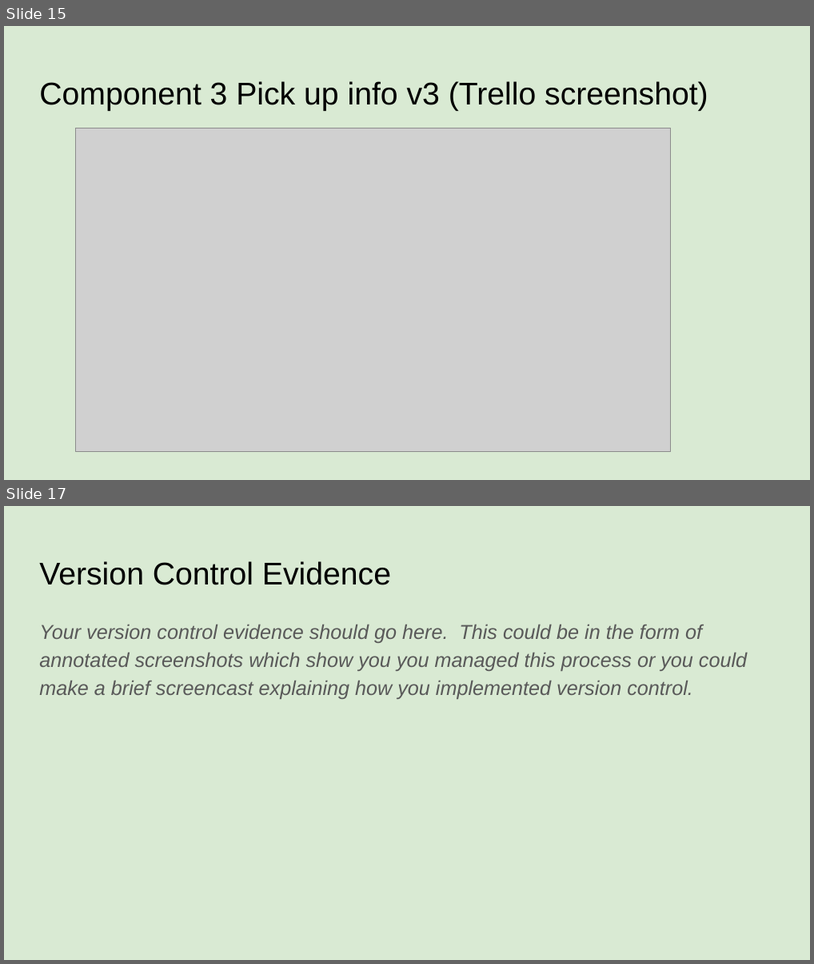
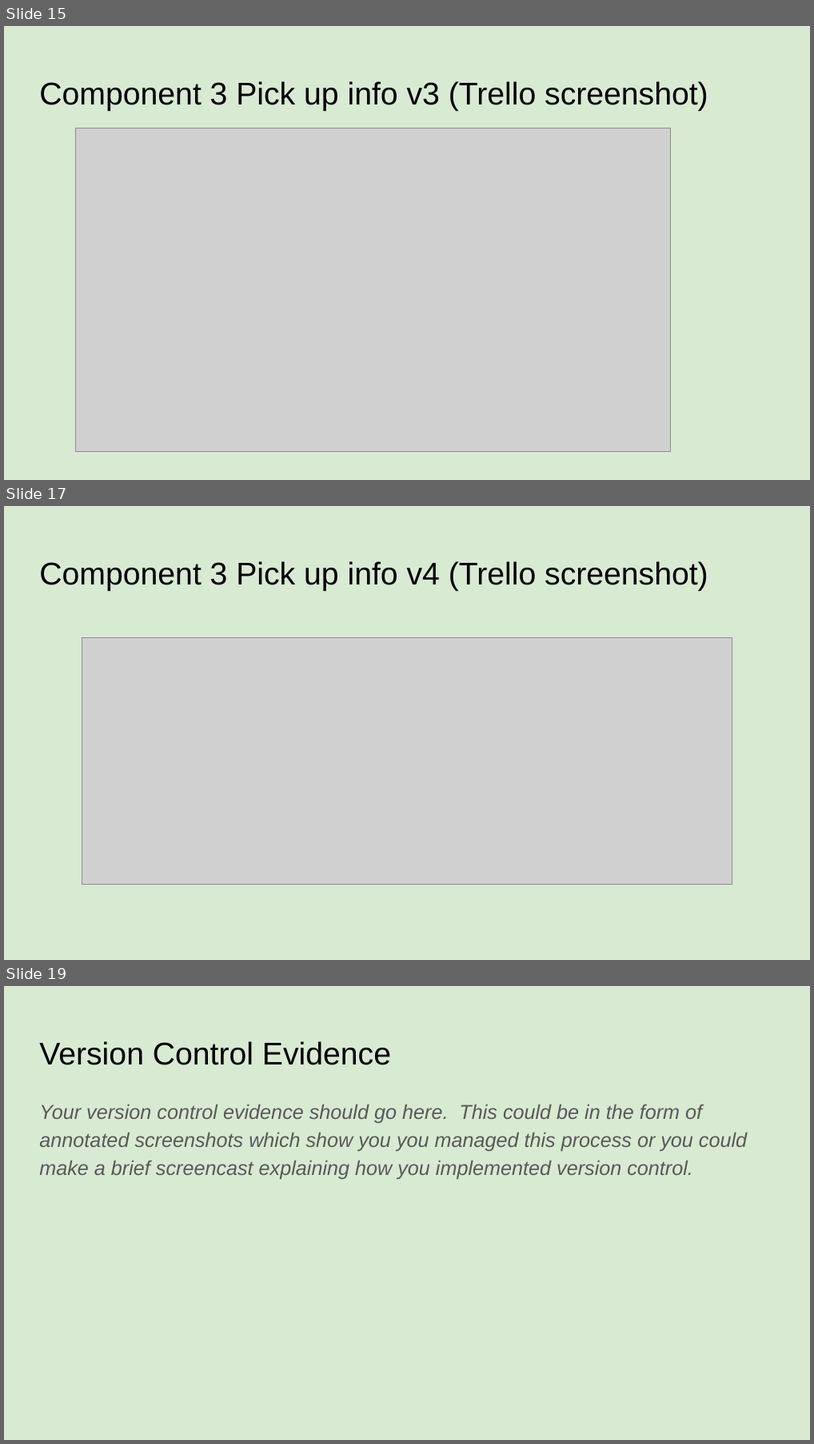
Before and after one commit to danielpereira16/pizzabot, a slide deck: 022_91893+_+91897+Documentation.pptx. Shown one above the other, each under a label of ours: slides 15 and 17 before the commit, slides 15, 17 and 19 after it; the slides between them are not shown. The pictures are 814x964 and 814x1444 pixels, drawn with LibreOffice and Linux fonts; fonts in the diff are those of the drawing; grey boxes stand for pictures. Boxes give left, top, right and bottom in pixels: in the first picture for what was removed or moved away, otherwise in the second. Text is boxed around its words. In the diff, an @@ line names an element or a change of style, - is before the commit and + after.

```diff
--- a/022_91893+_+91897+Documentation.pptx
+++ b/022_91893+_+91897+Documentation.pptx
@@ slide 17 added at bbox=[4, 506, 810, 960], background #D9EAD3 @@
@@ title added at bbox=[39, 561, 709, 591], 28 pt, text #000000 @@
+Component 3 Pick up info v4 (Trello screenshot)
@@ picture added at bbox=[82, 638, 732, 884] @@
@@ what was slide 17 is now slide 19 @@
```
Also in this commit, not shown: 1 slide changed, 1 other slide added, 2 other files.
